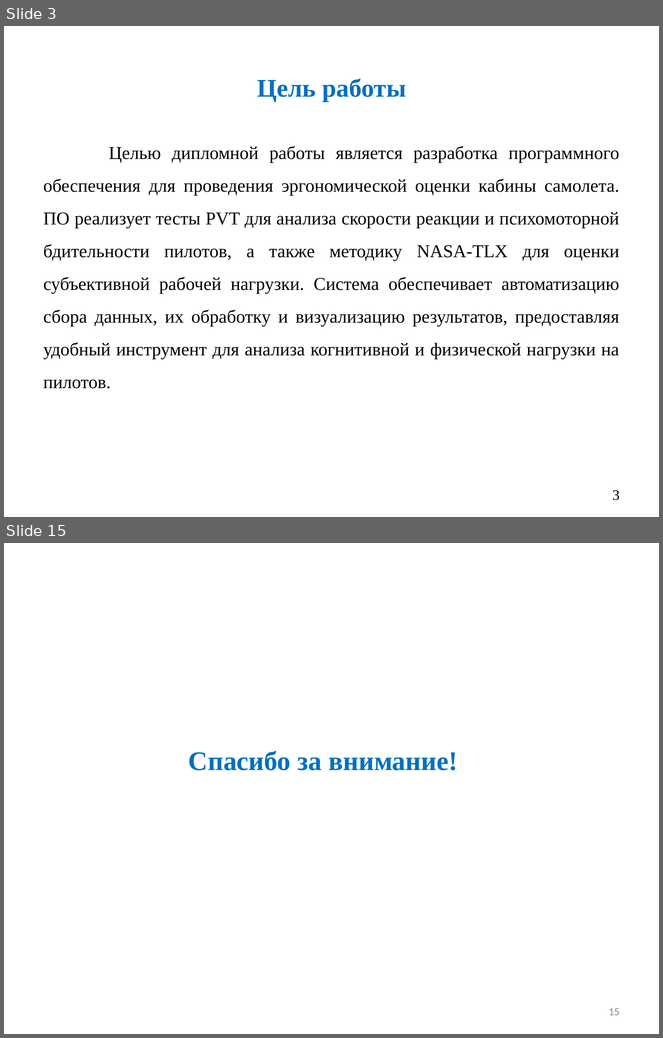
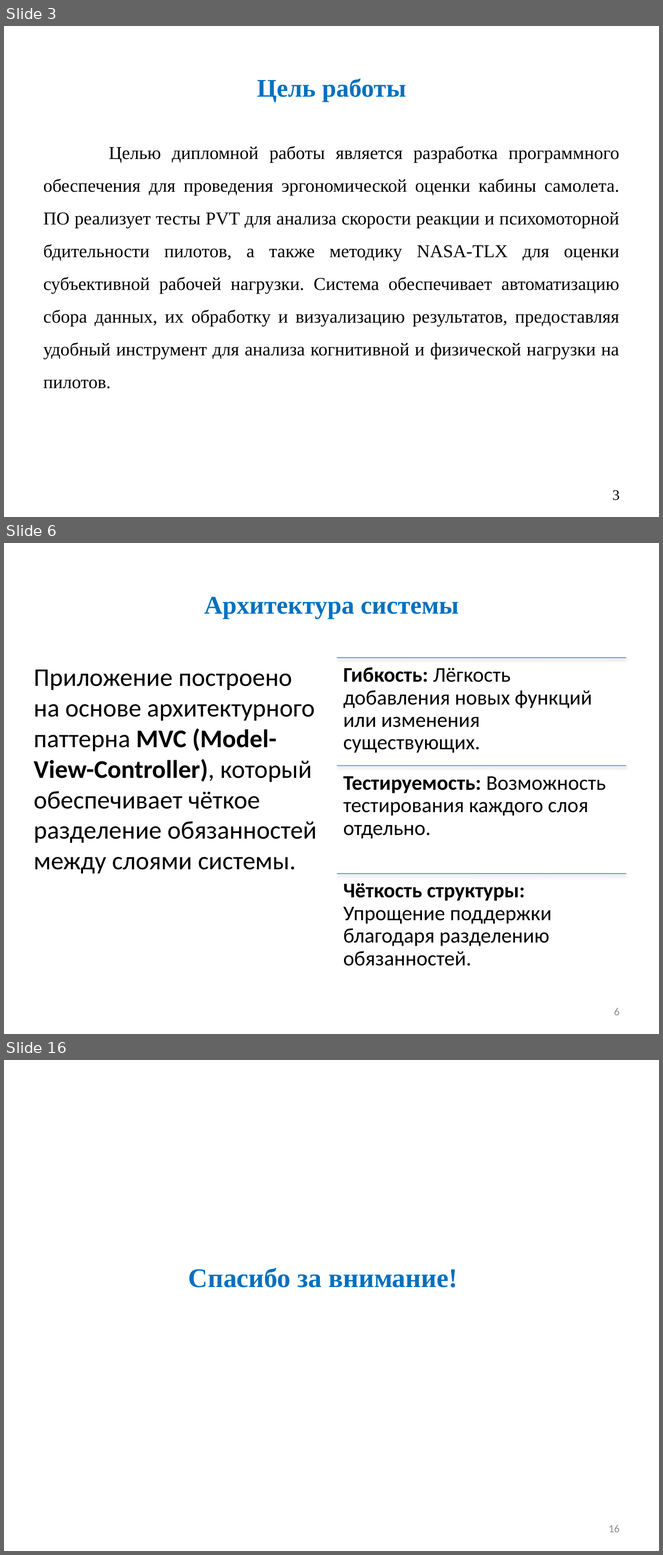
Before and after one commit to Ch1kez/PVT_NASA-TLX, a slide deck: Диплом/Презентация/презентация Курнаев.pptx. Shown one above the other, each under a label of ours: slides 3 and 15 before the commit, slides 3, 6 and 16 after it; the slides between them are not shown. The pictures are 663x1038 and 663x1555 pixels, drawn with LibreOffice and Linux fonts; fonts in the diff are those of the drawing. Boxes give left, top, right and bottom in pixels: in the first picture for what was removed or moved away, otherwise in the second. Text is boxed around its words. In the diff, an @@ line names an element or a change of style, - is before the commit and + after.

```diff
--- a/Диплом/Презентация/презентация Курнаев.pptx
+++ b/Диплом/Презентация/презентация Курнаев.pptx
@@ slide 6 added at [4, 543, 659, 1034], background #FFFFFF @@
@@ title added at [204, 597, 459, 619], 28 pt, text #0070C0, bold @@
+Архитектура системы
@@ text added at [34, 669, 317, 874], 28 pt, text #000000 @@
+Приложение построено на основе архитектурного паттерна MVC (Model-View-Controller), который обеспечивает чёткое разделение обязанностей между слоями системы.
@@ group added at [337, 657, 626, 966]: 3 lines, 3 texts @@
+Гибкость: Лёгкость добавления новых функций или изменения существующих.
+Тестируемость: Возможность тестирования каждого слоя отдельно.
+Чёткость структуры: Упрощение поддержки благодаря разделению обязанностей.
@@ page number added at [614, 1008, 620, 1016], 12 pt, text #8C8C8C @@
+6
@@ what was slide 15 is now slide 16 @@
@@ page number at [609, 1525, 620, 1533]: text changed @@
-15
+16
```
Also in this commit, not shown: 5 slides changed, 7 other slides added, 9 slides removed, 1 other file.
